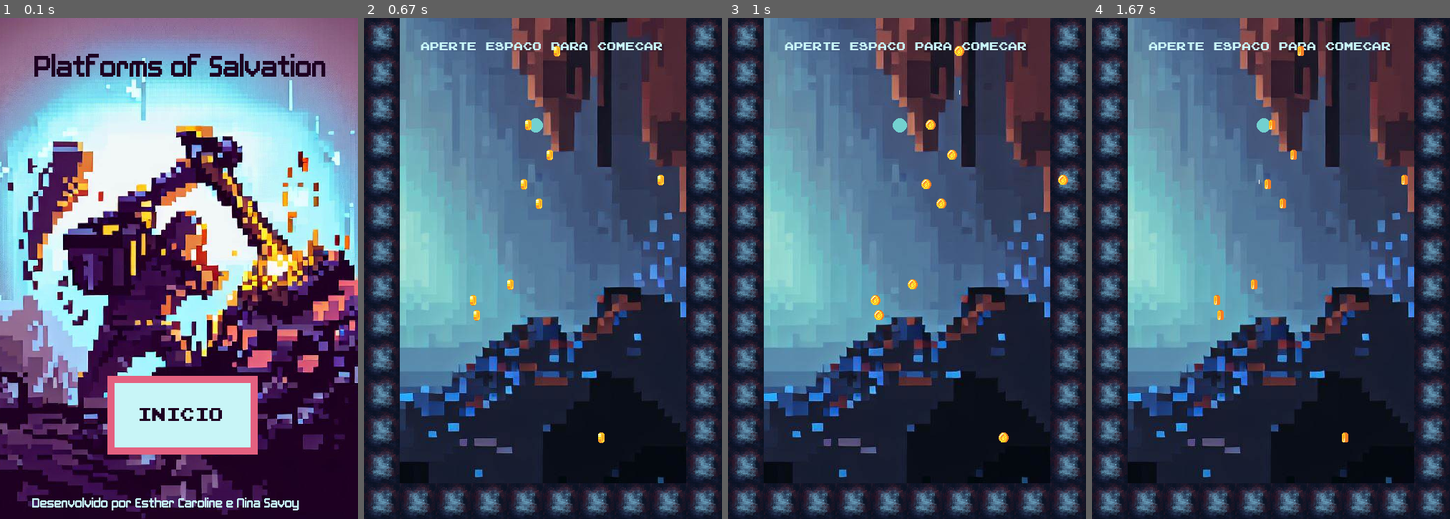
Above: before the commit, frames 1-4 (left to right).
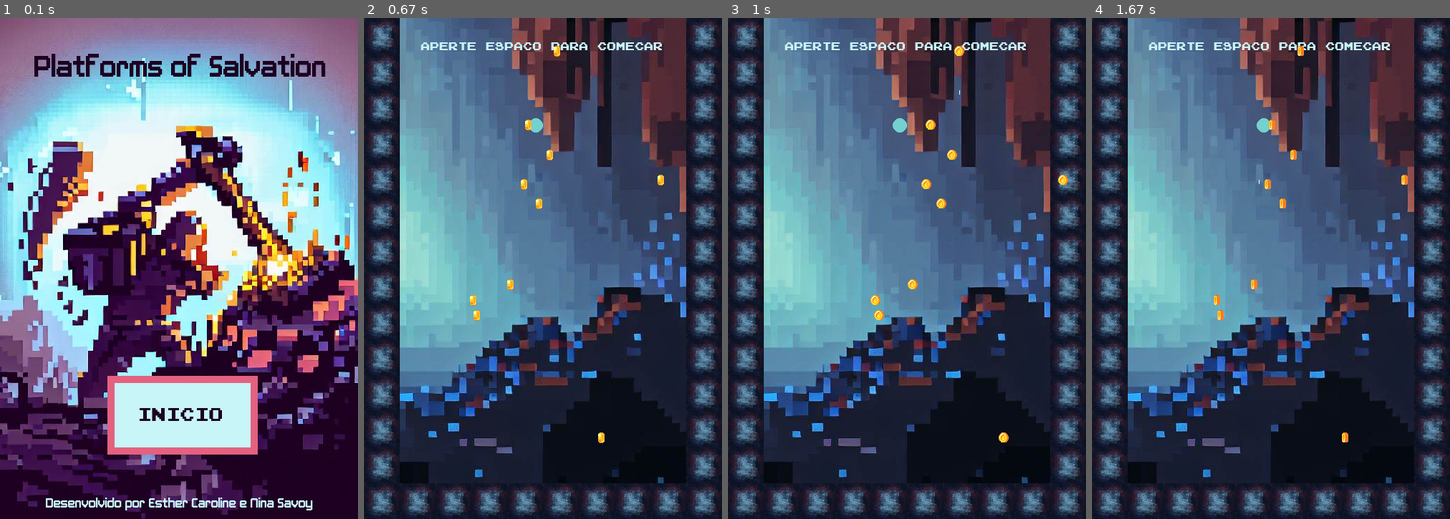
Above: after the commit, the same moments.

Repository: insper-classroom/devlife-23-1-projeto-pygame-esther_nina
Game: pygame game, started from code/jogo.py
The game is run twice, just before and just after one commit, with the same random seed, the same clock (stepped at 60 frames per second) and the same inputs.
Inputs (mouse positions are in pixels of both pictures, inside the frame that each line leads up to):
- Up to frame 1 (0.1 s): no input
- Up to frame 2 (0.67 s): press the mouse at (543, 413) at 0.37 s; move the mouse to (485, 303) at 0.47 s; release the mouse at (432, 193) at 0.6 s
- Up to frame 3 (1 s): click (960, 93) at 0.72 s
- Up to frame 4 (1.67 s): click (1185, 168) at 1.05 s; click (1260, 183) at 1.38 s

The runs differ from the first frame. In frame 1, 0.9% of the frame differs, in the area x 9-88%, y 95-99%; in frame 2, nothing differs; in frame 3, nothing differs; in frame 4, nothing differs.

Commit message:
plataformas descendo

Diff:
--- a/code/funcoes.py
+++ b/code/funcoes.py
@@ -31,7 +31,9 @@
         self.qntd_linhas = 0
         self.primeiro = 0
         self.caverna_y = - 250
-        self.bloco_y = 650
+
+        self.bloco_horizontal_y = 650
+        self.bloco_vertical_y = 0
 
         self.plataformas_anteriores = []
 
@@ -133,12 +135,12 @@
         self.window.blit(self.caverna, (- 500, self.caverna_y))
         # Desenha pedras paredes
         x = 0
-        y = 0
+        y = self.bloco_vertical_y
         while x <= self.tamanho_tela[0]:
             # BOTTOM
-            self.window.blit(self.bloco_img, (x, self.bloco_y))
+            self.window.blit(self.bloco_img, (x, self.bloco_horizontal_y))
             x += 50
-        while y <= self.tamanho_tela[1] - 50:
+        while y <= self.tamanho_tela[1]:
             # WALLS
             self.window.blit(self.bloco_img, (0, y))
             self.window.blit(self.bloco_img, (450, y))
@@ -149,7 +151,8 @@
             self.bola_quica()
             if self.alpha_fab():
                 self.caverna_y += 1
-                self.bloco_y += 1
+                self.bloco_horizontal_y += 1
+                self.bloco_vertical_y += 1
         else:
             inicio = self.fonte.render('Aperte espaco para comecar', self.fonte, AZUL_CLARINHO)
             self.window.blit(inicio, (78, 30))
@@ -177,7 +180,6 @@
 
 class Plataformas:
     plataformas_anteriores = []
-    rect_plataformas = []
 
     def __init__(self, coordenada_inicio, coordenada_final):
         self.cor = (255, 255, 255)
@@ -284,7 +286,7 @@
         self.window.blit(titulo, (46, 50))
 
         footer = self.fonte_footer.render('Desenvolvido por Esther Caroline e Nina Savoy', self.fonte_footer, AZUL_CLARINHO)
-        self.window.blit(footer, (44, 670))
+        self.window.blit(footer, (63, 670))
 
 
         pygame.display.update()
